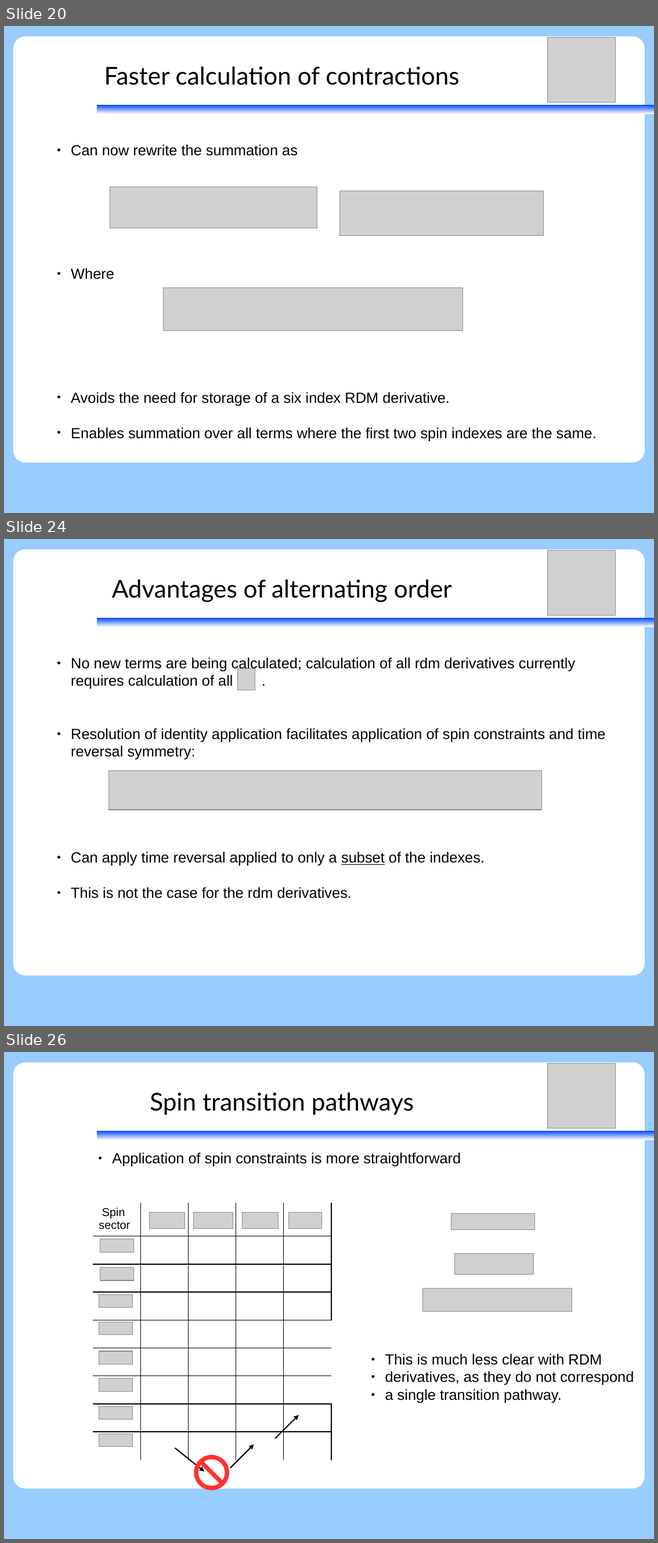
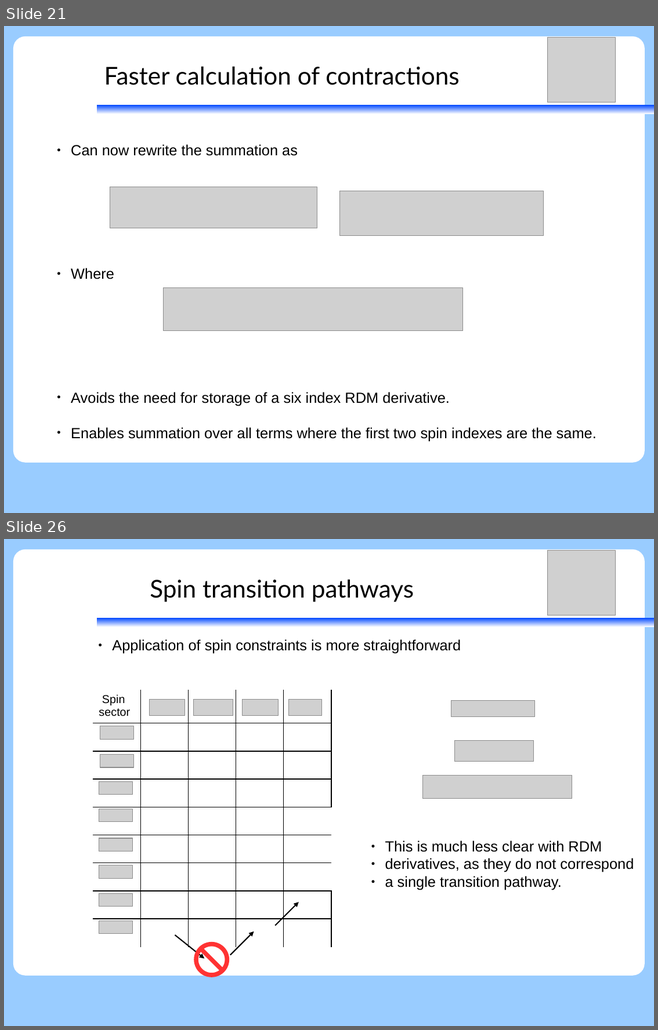
Before and after one commit to peterjohncherry/Presentations-etc, a slide deck: SGROUP02082017/02082017_peter_relxms-wick.odp. Shown one above the other, each under a label of ours: slides 20, 24 and 26 before the commit, slides 21 and 26 after it; the slides between them are not shown. The pictures are 658x1543 and 658x1030 pixels, drawn with LibreOffice and Linux fonts; fonts in the diff are those of the drawing; grey boxes stand for pictures. Boxes give left, top, right and bottom in pixels: in the first picture for what was removed or moved away, otherwise in the second. Text is boxed around its words. In the diff, an @@ line names an element or a change of style, - is before the commit and + after.

```diff
--- a/SGROUP02082017/02082017_peter_relxms-wick.odp
+++ b/SGROUP02082017/02082017_peter_relxms-wick.odp
@@ slide 24 removed at (4,539,654,1026), background #99CCFF; not listed: 2 template elements that a slide beside it also shows @@
@@ picture removed at (547,550,615,615) @@
@@ title removed at (112,579,452,602) @@
-Advantages of alternating order
@@ text removed at (71,657,605,899) @@
-● No new terms are being calculated; calculation of all rdm derivatives currently requires calculation of all .
-● Resolution of identity application facilitates application of spin constraints and time reversal symmetry:
-● Can apply time reversal applied to only a subset of the indexes.
-● This is not the case for the rdm derivatives.
@@ picture removed at (237,669,255,690) @@
@@ picture removed at (108,770,542,810) @@
@@ what was slide 20 is now slide 21 @@
```
Also in this commit, not shown: 15 slides changed, 2 slides added, 1 other slide removed, 1 other file.
